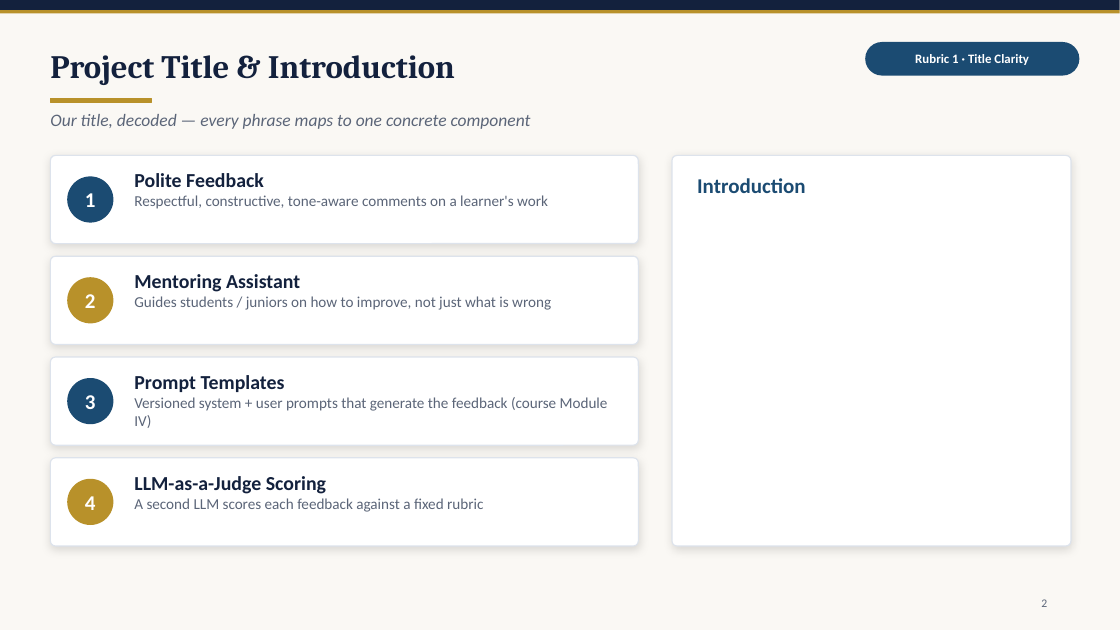
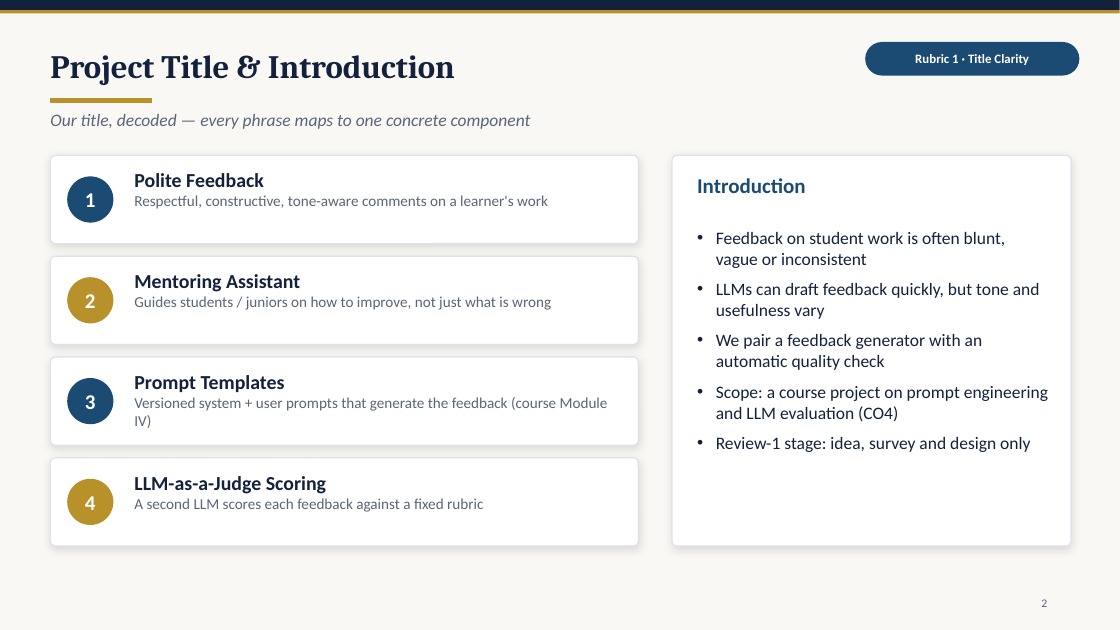
Before and after one commit to puttimonish/2026_GenerativeAI_Sec-8_2520030395, a slide deck: slide 2 of Project/Week-1_Review/Review1_Polite_Feedback_Mentoring_Assistant_v3.pptx. Drawn at 1120x630 pixels with LibreOffice and Linux fonts; fonts in the diff are those of the drawing. Boxes give left, top, right and bottom in pixels: in the first picture for what was removed or moved away, otherwise in the second. Text is boxed around its words. In the diff, an @@ line names an element or a change of style, - is before the commit and + after.

```diff
--- a/Project/Week-1_Review/Review1_Polite_Feedback_Mentoring_Assistant_v3.pptx
+++ b/Project/Week-1_Review/Review1_Polite_Feedback_Mentoring_Assistant_v3.pptx
@@ text added at (x1=716, y1=232, x2=1048, y2=452), 15 pt, text #13213D @@
+• Feedback on student work is often blunt, vague or inconsistent
+• LLMs can draft feedback quickly, but tone and usefulness vary
+• We pair a feedback generator with an automatic quality check
+• Scope: a course project on prompt engineering and LLM evaluation (CO4)
+• Review-1 stage: idea, survey and design only
```
